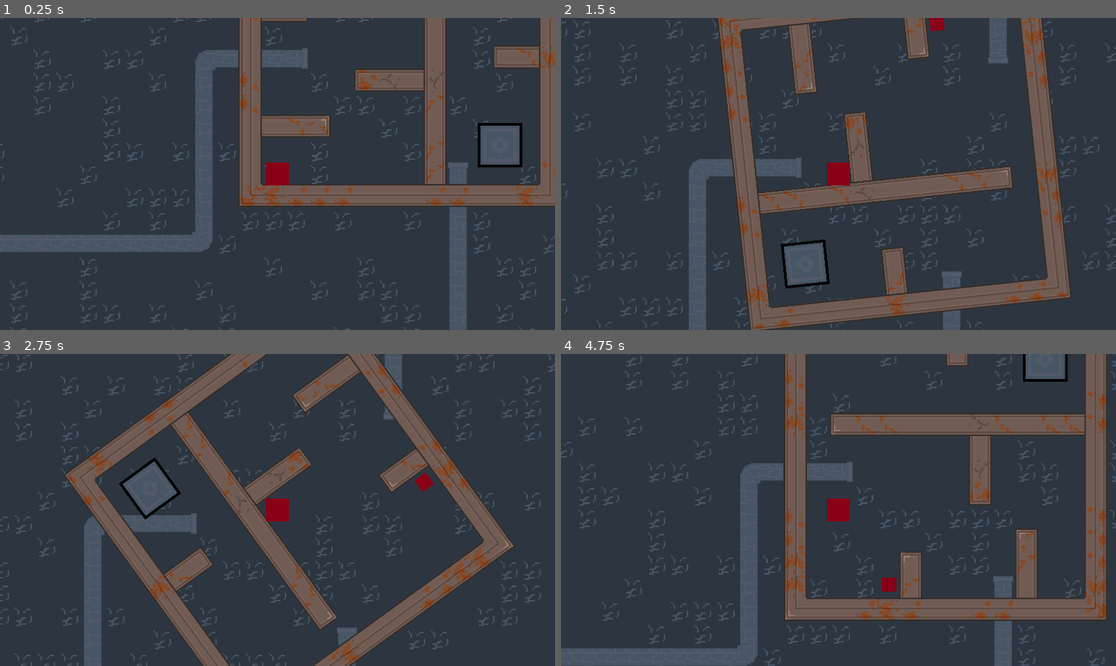
Above: before the commit, frames 1-4 (two rows, left to right).
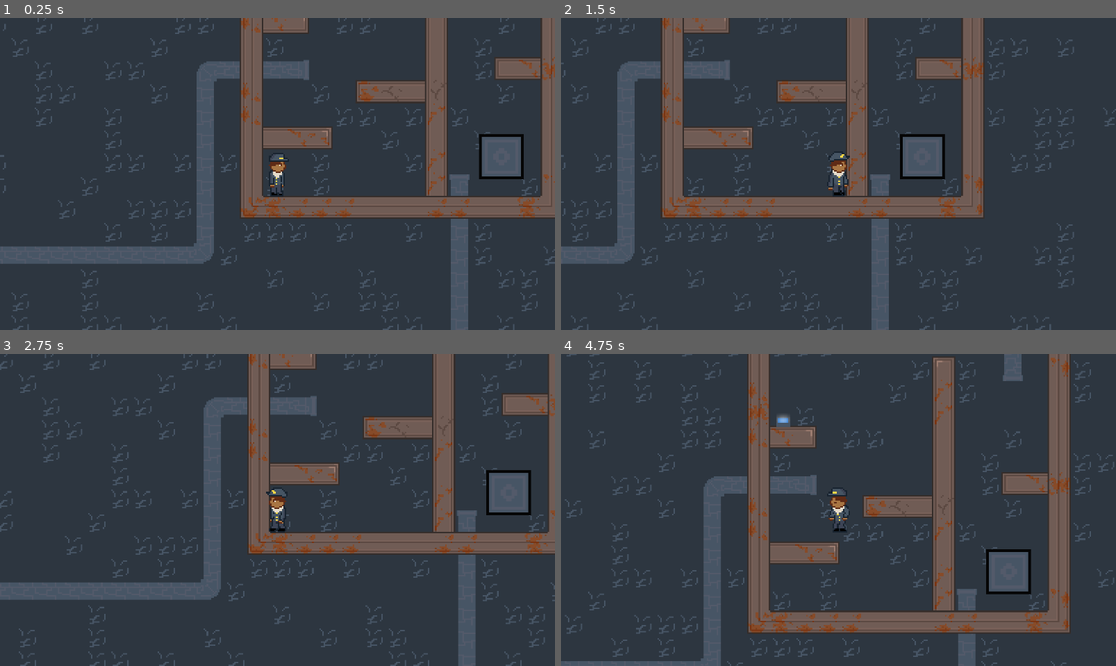
Above: after the commit, the same moments.

Repository: aaravrhino/YGDAGameJam26
Game: Godot game, scene res://scenes/game.tscn
Same seed, same stepped clock (60 frames per second), same inputs: the game is played once before the commit and once after it.
Inputs:
- Up to frame 1 (0.25 s): no input
- Up to frame 2 (1.5 s): tap Enter at 0.5 s; hold E (test_turn, bound only after the commit) 0.53-1.28 s; hold Right (move_right) from 0.53 s (still down); tap Space (action_jump) at 0.77 s; tap C (test_turn, bound only before the commit) at 0.8, 1.35 s
- Up to frame 3 (2.75 s): tap Space (action_jump) at 1.52 s; tap E (test_turn, bound only after the commit) at 1.55 s; release Right (move_right) at 2.03 s; hold Left (move_left) from 2.03 s (still down); hold E (test_turn, bound only after the commit) from 2.03 s (still down); tap C (test_turn, bound only before the commit) at 2.3 s
- Up to frame 4 (4.75 s): release Left (move_left) at 2.78 s; release E (test_turn, bound only after the commit) at 2.78 s; hold Right (move_right) 2.78-4.28 s; tap C (test_turn, bound only before the commit) at 2.85, 3.8, 4.35 s; tap Space (action_jump) at 3.02, 3.77, 4.52 s; tap E (test_turn, bound only after the commit) at 3.05, 4.55 s; hold E (test_turn, bound only after the commit) 3.53-4.28 s; hold Left (move_left) from 4.28 s (still down)

The runs differ from the first frame. In frame 1, 18% of the frame differs, in the area x 0-100%, y 0-100%; in frame 2, 37%; in frame 3, 37%; in frame 4, 37%.

Commit message:
A lot of updates

Diff:
--- /dev/null
+++ b/ygda-game-jam-26/level2buttons.gd
@@ -0,0 +1 @@
+extends Node
--- a/ygda-game-jam-26/project.godot
+++ b/ygda-game-jam-26/project.godot
@@ -15,6 +15,11 @@
 config/features=PackedStringArray("4.7", "Forward Plus")
 config/icon="res://icon.svg"
 
+[autoload]
+
+Spin="*uid://dw60f164i3pmd"
+Level2Buttons="*uid://dh37525pjg5uh"
+
 [display]
 
 window/size/viewport_width=1920
@@ -26,6 +31,7 @@
 "deadzone": 0.2,
 "events": [Object(InputEventKey,"resource_local_to_scene":false,"resource_name":"","device":-1,"window_id":0,"alt_press …(191 unchanged characters)…
 , Object(InputEventKey,"resource_local_to_scene":false,"resource_name":"","device":-1,"window_id":0,"alt_pressed":false …(186 unchanged characters)…
+, Object(InputEventKey,"resource_local_to_scene":false,"resource_name":"","device":-1,"window_id":0,"alt_pressed":false,"shift_pressed":false,"ctrl_pressed":false,"meta_pressed":false,"pressed":false,"keycode":0,"physical_keycode":87,"key_label":0,"unicode":119,"location":0,"echo":false,"script":null)
 ]
 }
 move_left={
@@ -42,7 +48,7 @@
 }
 test_turn={
 "deadzone": 0.2,
-"events": [Object(InputEventKey,"resource_local_to_scene":fa …(141 unchanged characters)… ":false,"keycode":0,"physical_keycode":67,"key_label":0,"unicode":99,"location":0,"echo":false,"script":null)
+"events": [Object(InputEventKey,"resource_local_to_scene":fa …(141 unchanged characters)… ":false,"keycode":0,"physical_keycode":69,"key_label":0,"unicode":101,"location":0,"echo":false,"script":null)
 ]
 }
 
--- a/ygda-game-jam-26/scenes/Levels/level_1.tscn
+++ b/ygda-game-jam-26/scenes/Levels/level_1.tscn
@@ -213,8 +213,8 @@
 [node name="Door" parent="TileMapLayer" unique_id=1464244716 instance=ExtResource("10_ngn3o")]
 position = Vector2(69, 69)
 
-[node name="Button Pivot" parent="TileMapLayer" unique_id=1290052436 instance=ExtResource("10_14nfc")]
-position = Vector2(-87, -39)
+[node name="Blue Button" parent="TileMapLayer" unique_id=386486553 instance=ExtResource("10_14nfc")]
+position = Vector2(-87, -36)
 
 [node name="rockslide" type="AudioStreamPlayer" parent="TileMapLayer" unique_id=1617724835]
 stream = ExtResource("9_xxpsm")
--- a/ygda-game-jam-26/scenes/button.tscn
+++ b/ygda-game-jam-26/scenes/button.tscn
@@ -1,38 +1,47 @@
 [gd_scene format=3 uid="uid://djuncdvgug2jg"]
 
 [ext_resource type="Script" uid="uid://c0wqh8gg81yjr" path="res://scripts/button.gd" id="1_mi6dp"]
-[ext_resource type="Texture2D" uid="uid://b2gqt5yd7ynvv" path="res://assets/Player/player_placeholder.png" id="2_rhj8v"]
+[ext_resource type="Texture2D" uid="uid://bxhwvvcbbdm43" path="res://assets/Interactables/Buttons/pixil-frame-1.png" id="2_1bdt2"]
+[ext_resource type="Texture2D" uid="uid://cl27ub7veqkq" path="res://assets/Interactables/Buttons/pixil-frame-0.png" id="3_8m7bo"]
 [ext_resource type="AudioStream" uid="uid://cosjk61wdvff3" path="res://assets/SFX/rockhit.mp3" id="3_i7y4x"]
 [ext_resource type="AudioStream" uid="uid://boaa8b3ffutje" path="res://assets/SFX/rockslide.mp3" id="4_1bdt2"]
 
 [sub_resource type="RectangleShape2D" id="RectangleShape2D_i7y4x"]
-size = Vector2(9, 9)
+size = Vector2(10, 3)
 
 [sub_resource type="SpriteFrames" id="SpriteFrames_a1nxj"]
 animations = [{
 "frames": [{
 "duration": 1.0,
-"texture": ExtResource("2_rhj8v")
+"texture": ExtResource("2_1bdt2")
 }],
 "loop": 1,
-"name": &"idle",
+"name": &"On",
+"speed": 5.0
+}, {
+"frames": [{
+"duration": 1.0,
+"texture": ExtResource("3_8m7bo")
+}],
+"loop": 1,
+"name": &"Pressed",
 "speed": 5.0
 }]
 
-[node name="Button Pivot" type="Area2D" unique_id=1290052436]
+[node name="Blue Button" type="Area2D" unique_id=1290052436]
 collision_layer = 2
 collision_mask = 2
 script = ExtResource("1_mi6dp")
 
 [node name="CollisionShape2D" type="CollisionShape2D" parent="." unique_id=598338612]
-position = Vector2(0, 0.5)
+position = Vector2(0, 3.5)
 shape = SubResource("RectangleShape2D_i7y4x")
 
 [node name="AnimatedSprite2D" type="AnimatedSprite2D" parent="." unique_id=698905668]
 position = Vector2(-1.9073486e-06, -1.9073486e-06)
 scale = Vector2(0.609375, 0.609375)
 sprite_frames = SubResource("SpriteFrames_a1nxj")
-animation = &"idle"
+animation = &"Pressed"
 
 [node name="Rockhit" type="AudioStreamPlayer" parent="." unique_id=877951650]
 stream = ExtResource("3_i7y4x")
--- a/ygda-game-jam-26/scenes/button1.tscn
+++ /dev/null
@@ -1,18 +0,0 @@
-[gd_scene format=3 uid="uid://po2ihwmq8yi8"]
-
-[ext_resource type="Texture2D" uid="uid://bvjxcjyrtivjy" path="res://assets/Interactables/pixil-frame-0_21.png" id="1_ml1pl"]
-[ext_resource type="Texture2D" uid="uid://b725wob0j81vs" path="res://assets/Interactables/pixil-frame-0_22.png" id="2_2w14b"]
-
-[sub_resource type="ButtonGroup" id="ButtonGroup_tv3bi"]
-
-[node name="Node2D" type="Node2D" unique_id=1195157566]
-
-[node name="TextureButton" type="TextureButton" parent="." unique_id=1872143051]
-offset_left = -33.0
-offset_top = -35.0
-offset_right = 67.0
-offset_bottom = 65.0
-toggle_mode = true
-button_group = SubResource("ButtonGroup_tv3bi")
-texture_normal = ExtResource("1_ml1pl")
-texture_pressed = ExtResource("2_2w14b")
--- a/ygda-game-jam-26/scenes/door.tscn
+++ b/ygda-game-jam-26/scenes/door.tscn
@@ -133,7 +133,7 @@
 "texture": ExtResource("29_byi8a")
 }],
 "loop": 0,
-"name": &"open",
+"name": &"opening",
 "speed": 5.0
 }]
 
@@ -149,7 +149,7 @@
 position = Vector2(-2.2737368e-13, -2.2737368e-13)
 scale = Vector2(1.9375, 1.9375)
 sprite_frames = SubResource("SpriteFrames_tv3bi")
-animation = &"idle"
+animation = &"opening"
 
 [connection signal="body_entered" from="." to="." method="_on_body_entered"]
 [connection signal="animation_finished" from="AnimatedSprite2D" to="." method="_on_animated_sprite_2d_animation_finished"]
--- a/ygda-game-jam-26/scenes/game.tscn
+++ b/ygda-game-jam-26/scenes/game.tscn
@@ -8,4 +8,4 @@
 [node name="Level 1" parent="." unique_id=1680909377 instance=ExtResource("1_yqjtg")]
 
 [node name="player" parent="." unique_id=1200693243 instance=ExtResource("2_yqjtg")]
-position = Vector2(-85, 86)
+position = Vector2(-86, 82)
--- a/ygda-game-jam-26/scenes/player.tscn
+++ b/ygda-game-jam-26/scenes/player.tscn
@@ -1,18 +1,66 @@
 [gd_scene format=3 uid="uid://b6e0u2i4t25u3"]
 
-[ext_resource type="Texture2D" uid="uid://b2gqt5yd7ynvv" path="res://assets/Player/player_placeholder.png" id="1_3vyb7"]
 [ext_resource type="Script" uid="uid://b37mk0qnp2yqq" path="res://scripts/player.gd" id="1_g2els"]
+[ext_resource type="Texture2D" uid="uid://bfwkl824kbt7a" path="res://assets/Player/2026_10_11_0r8_Kleki.png" id="2_smehm"]
+[ext_resource type="Texture2D" uid="uid://l63uy0xag35k" path="res://assets/Player/Idle.png" id="3_qlg0r"]
+[ext_resource type="Texture2D" uid="uid://bpjobeg3chww" path="res://assets/Player/Jump_-_crouch.png" id="4_smehm"]
+[ext_resource type="Texture2D" uid="uid://8tuxrxd4eqph" path="res://assets/Player/Walk.png" id="4_tuyoq"]
+[ext_resource type="Texture2D" uid="uid://cuhv6vbqkc4fp" path="res://assets/Player/Walk_2.png" id="5_fjrip"]
+[ext_resource type="Texture2D" uid="uid://ey742lv57chn" path="res://assets/Player/Jump_-_air_1.png" id="5_ur7pv"]
+[ext_resource type="Texture2D" uid="uid://ddvpadg0g04sk" path="res://assets/Player/Jump_-_air_2.png" id="6_y4r1p"]
 
 [sub_resource type="RectangleShape2D" id="RectangleShape2D_g2els"]
-size = Vector2(14, 14)
+size = Vector2(10, 30)
+
+[sub_resource type="SpriteFrames" id="SpriteFrames_3vyb7"]
+animations = [{
+"frames": [{
+"duration": 1.0,
+"texture": ExtResource("2_smehm")
+}, {
+"duration": 1.0,
+"texture": ExtResource("3_qlg0r")
+}],
+"loop": 1,
+"name": &"idle",
+"speed": 5.0
+}, {
+"frames": [{
+"duration": 1.0,
+"texture": ExtResource("4_smehm")
+}, {
+"duration": 1.0,
+"texture": ExtResource("5_ur7pv")
+}, {
+"duration": 1.0,
+"texture": ExtResource("6_y4r1p")
+}, {
+"duration": 1.0,
+"texture": ExtResource("5_ur7pv")
+}, {
+"duration": 1.0,
+"texture": ExtResource("4_smehm")
+}],
+"loop": 0,
+"name": &"jump",
+"speed": 5.0
+}, {
+"frames": [{
+"duration": 1.0,
+"texture": ExtResource("4_tuyoq")
+}, {
+"duration": 1.0,
+"texture": ExtResource("5_fjrip")
+}],
+"loop": 1,
+"name": &"run",
+"speed": 3.0
+}]
 
 [node name="player" type="CharacterBody2D" unique_id=1200693243 groups=["player"]]
 collision_layer = 2
 collision_mask = 2
 script = ExtResource("1_g2els")
-
-[node name="Sprite2D" type="Sprite2D" parent="." unique_id=444515056]
-texture = ExtResource("1_3vyb7")
 
 [node name="CollisionShape2D" type="CollisionShape2D" parent="." unique_id=417975661]
 physics_interpolation_mode = 1
@@ -20,3 +68,7 @@
 
 [node name="Camera2D" type="Camera2D" parent="." unique_id=564217212]
 zoom = Vector2(5, 5)
+
+[node name="AnimatedSprite2D" type="AnimatedSprite2D" parent="." unique_id=1986765385]
+sprite_frames = SubResource("SpriteFrames_3vyb7")
+animation = &"idle"
--- a/ygda-game-jam-26/scripts/button.gd
+++ b/ygda-game-jam-26/scripts/button.gd
@@ -1,15 +1,14 @@
 extends Area2D
 
-var is_rotating: bool = false
 @onready var Anime : AnimatedSprite2D = $AnimatedSprite2D
 @onready var slide_sfx: AudioStreamPlayer = $Rockslide
 @onready var hit_sfx: AudioStreamPlayer = $Rockhit
 
 var player_can_interact = false
-
+var has_pressed: bool = false
 # Called when the node enters the scene tree for the first time.
 func _ready() -> void:
-	pass
+	Anime.play("On")
 #func _unhandled_input(event: InputEvent) -> void:
 	#if event.is_action_pressed("test_turn") and not event.is_echo() and not is_rotating:
 		#get_viewport().set_input_as_handled()
@@ -22,14 +21,17 @@
 		#hit_sfx.play()
 
 # Called every frame. 'delta' is the elapsed time since the previous frame.
-func _process(_delta: float) -> void:
-	Anime.play("idle")
-	if Input.is_action_just_pressed("test_turn") and player_can_interact:
-			pass
+func _input(event: InputEvent) -> void:
+	if event.is_action_pressed("test_turn") and player_can_interact and not has_pressed:
+		has_pressed = true
+		Spin.is_rotating = true
+
 
 func _on_body_entered(body: Node2D) -> void:
 	if body.is_in_group("player"):
+		Anime.play("Pressed")
 		player_can_interact = true
+		print("player can interact")
 		print("player entered")
 
 
--- a/ygda-game-jam-26/scripts/door.gd
+++ b/ygda-game-jam-26/scripts/door.gd
@@ -4,7 +4,7 @@
 var player_can_interact = false
 var door_opened = false
 
-func _process(delta: float) -> void:
+func _process(_delta: float) -> void:
 	if not player_can_interact and not door_opened:
 		Anime.play("idle")
 
@@ -12,10 +12,10 @@
 	if body.is_in_group("player") and not door_opened:
 		player_can_interact = true
 		print("player entered")
-		Anime.play("open")
+		Anime.play("opening")
 		door_opened = true
 		var tween = get_tree().create_tween()
 		tween.tween_property(body, "global_position", global_position, 6)
-		tween.tween_property(body, "global_position", global_position, 2)
-		await get_tree().create_timer(8).timeout
+		tween.tween_property(body, "global_position", global_position, 1)
+		await get_tree().create_timer(7).timeout
 		get_tree().reload_current_scene()
--- a/ygda-game-jam-26/scripts/level_1.gd
+++ b/ygda-game-jam-26/scripts/level_1.gd
@@ -5,8 +5,10 @@
 @onready var slide_sfx: AudioStreamPlayer = $rockslide
 @onready var hit_sfx: AudioStreamPlayer = $rockhit
 
-func _unhandled_input(event: InputEvent) -> void:
-	if event.is_action_pressed("test_turn") and not event.is_echo() and not is_rotating:
+
+func _process(_delta: float) -> void:
+	if Spin.is_rotating:
+		Spin.is_rotating = false
 		get_viewport().set_input_as_handled()
 		is_rotating = true
 		slide_sfx.play()
@@ -15,3 +17,14 @@
 			await get_tree().create_timer(0.0001).timeout
 		is_rotating = false
 		hit_sfx.play()
+
+#func _unhandled_input(event: InputEvent) -> void:
+	#if event.is_action_pressed("test_turn") and not event.is_echo() and not is_rotating:
+		#get_viewport().set_input_as_handled()
+		#is_rotating = true
+		#slide_sfx.play()
+		#for rotations in 45:
+			#rotation += deg_to_rad(2)
+			#await get_tree().create_timer(0.0001).timeout
+		#is_rotating = false
+		#hit_sfx.play()
--- a/ygda-game-jam-26/scripts/player.gd
+++ b/ygda-game-jam-26/scripts/player.gd
@@ -2,6 +2,9 @@
 
 const SPEED = 175.0
 const JUMP_VELOCITY = -350.0
+
+@onready var animated_sprite: AnimatedSprite2D = $AnimatedSprite2D
+
 
 func _physics_process(delta: float) -> void:
 	# Add the gravity.
@@ -15,6 +18,21 @@
 	# Get the input direction and handle the movement/deceleration.
 	# As good practice, you should replace UI actions with custom gameplay actions.
 	var direction := Input.get_axis("move_left", "move_right")
+
+	if direction > 0:
+		animated_sprite.flip_h = false
+	elif direction < 0:
+		animated_sprite.flip_h = true
+
+
+	if is_on_floor():
+		if direction == 0:
+			animated_sprite.play("idle")
+		else:
+			animated_sprite.play("run")
+	else:
+		animated_sprite.play("jump")
+
 	if direction:
 		velocity.x = direction * SPEED
 	else:
--- /dev/null
+++ b/ygda-game-jam-26/scripts/spin.gd
@@ -0,0 +1,3 @@
+extends Node
+
+var is_rotating: bool = false
Not shown, changed: ygda-game-jam-26/assets/Door/pixilart-frames (2)/pixil-frame-0.png.import
Not shown, changed: ygda-game-jam-26/assets/Door/pixilart-frames (2)/pixil-frame-1.png.import
Not shown, changed: ygda-game-jam-26/assets/Door/pixilart-frames (2)/pixil-frame-10.png.import
Not shown, changed: ygda-game-jam-26/assets/Door/pixilart-frames (2)/pixil-frame-11.png.import
Not shown, changed: ygda-game-jam-26/assets/Door/pixilart-frames (2)/pixil-frame-12.png.import
Not shown, changed: ygda-game-jam-26/assets/Door/pixilart-frames (2)/pixil-frame-13.png.import
Not shown, changed: ygda-game-jam-26/assets/Door/pixilart-frames (2)/pixil-frame-14.png.import
Not shown, changed: ygda-game-jam-26/assets/Door/pixilart-frames (2)/pixil-frame-15.png.import
Not shown, changed: ygda-game-jam-26/assets/Door/pixilart-frames (2)/pixil-frame-16.png.import
Not shown, changed: ygda-game-jam-26/assets/Door/pixilart-frames (2)/pixil-frame-17.png.import
Not shown, changed: ygda-game-jam-26/assets/Door/pixilart-frames (2)/pixil-frame-18.png.import
Not shown, changed: ygda-game-jam-26/assets/Door/pixilart-frames (2)/pixil-frame-19.png.import
(and 50 more such lines)
